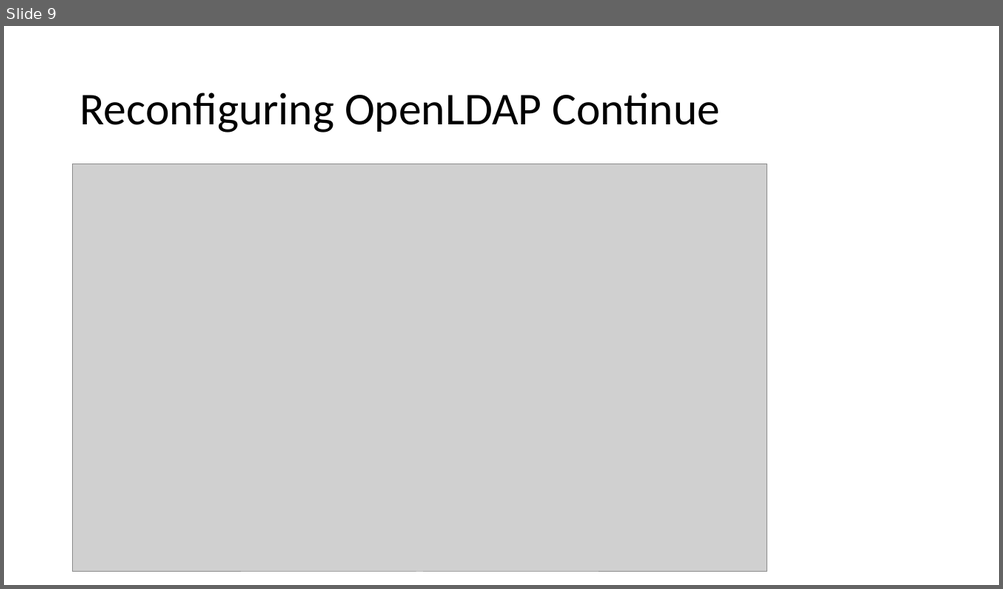
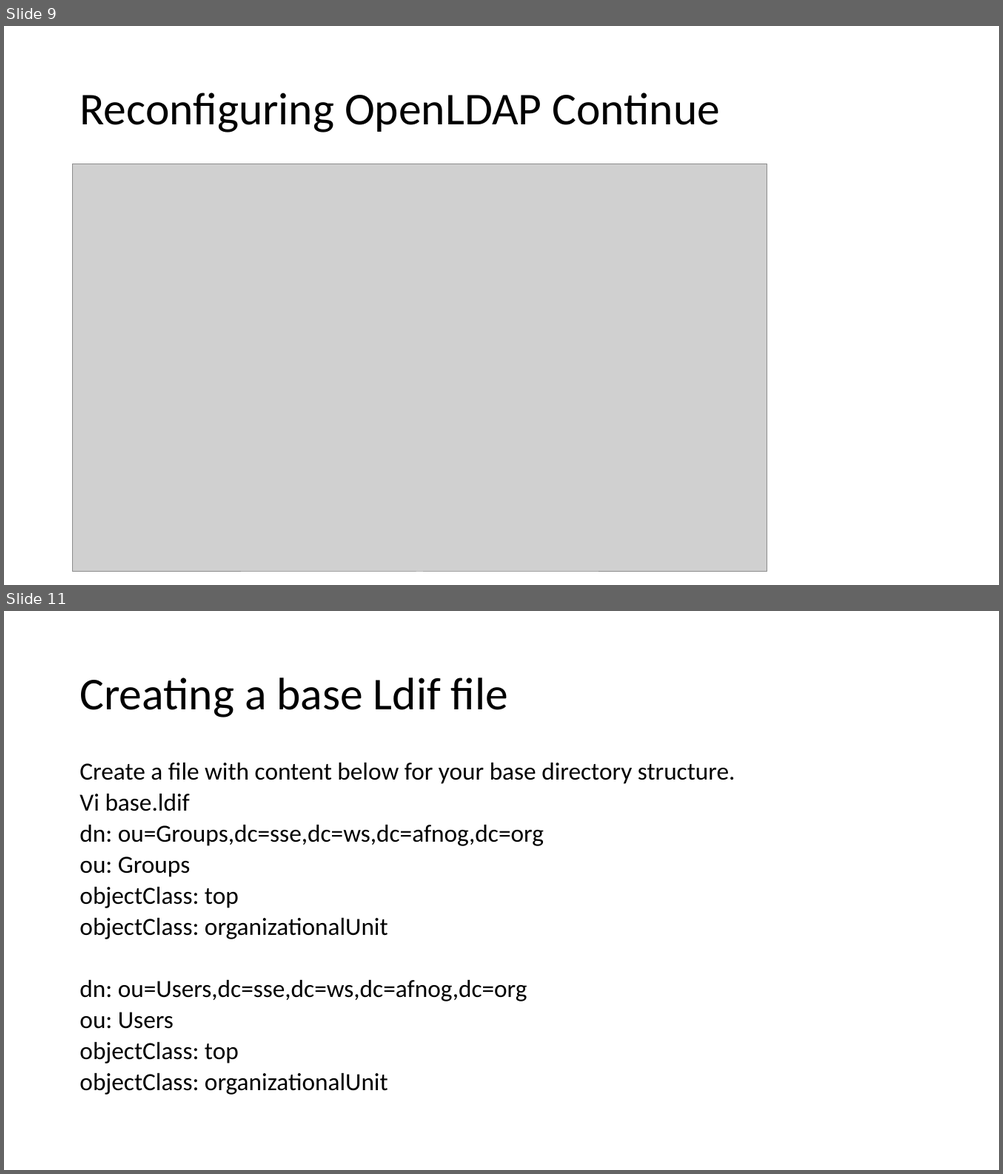
Before and after one commit to afnog/sse, a slide deck: ldap/Openldap exercise.pptx. Shown one above the other, each under a label of ours: slide 9 before the commit, slides 9 and 11 after it; the slides between them are not shown. The pictures are 1003x589 and 1003x1174 pixels, drawn with LibreOffice and Linux fonts; fonts in the diff are those of the drawing; grey boxes stand for pictures. Boxes give left, top, right and bottom in pixels: in the first picture for what was removed or moved away, otherwise in the second. Text is boxed around its words. In the diff, an @@ line names an element or a change of style, - is before the commit and + after.

```diff
--- a/ldap/Openldap exercise.pptx
+++ b/ldap/Openldap exercise.pptx
@@ slide 11 added at [4, 611, 999, 1170], background #FFFFFF @@
@@ title added at [79, 678, 508, 718], 44 pt, text #000000 @@
+Creating a base Ldif file
@@ text added at [79, 763, 735, 1095], 23.8 pt, text #000000 @@
+Create a file with content below for your base directory structure.
+Vi base.ldif
+dn: ou=Groups,dc=sse,dc=ws,dc=afnog,dc=org
+ou: Groups
+objectClass: top
+objectClass: organizationalUnit
+dn: ou=Users,dc=sse,dc=ws,dc=afnog,dc=org
+ou: Users
+objectClass: top
+objectClass: organizationalUnit
```
Also in this commit, not shown: 4 slides changed, 6 other slides added, 24 slides removed.
